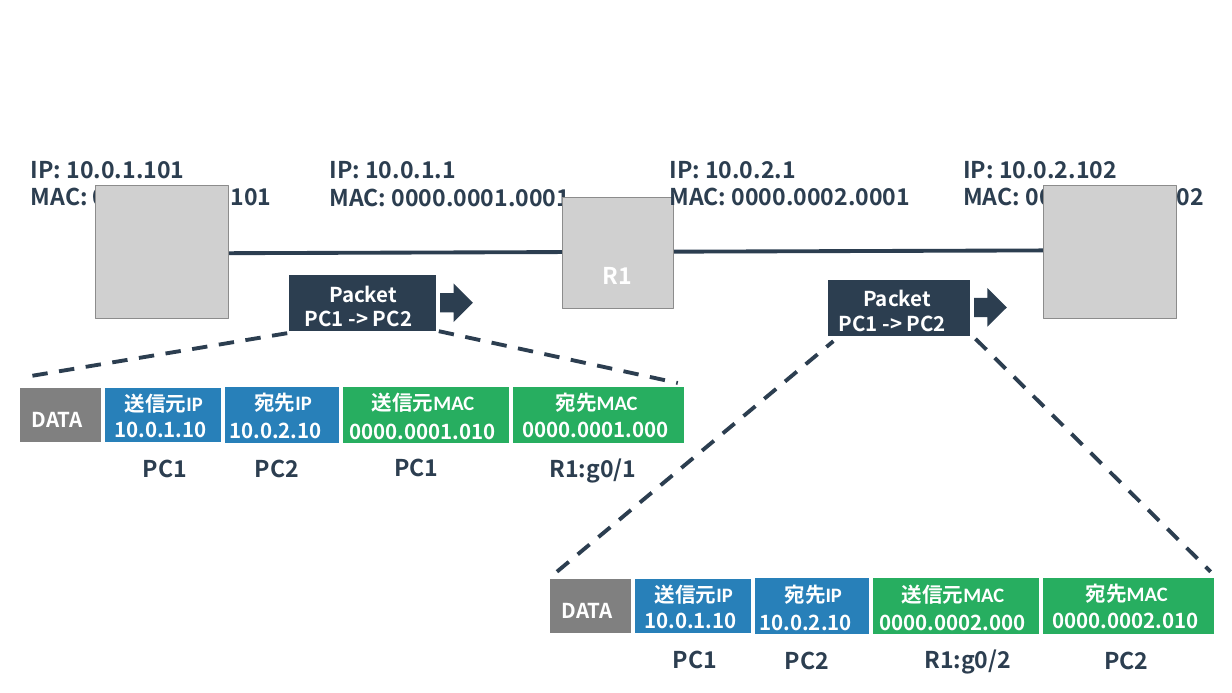
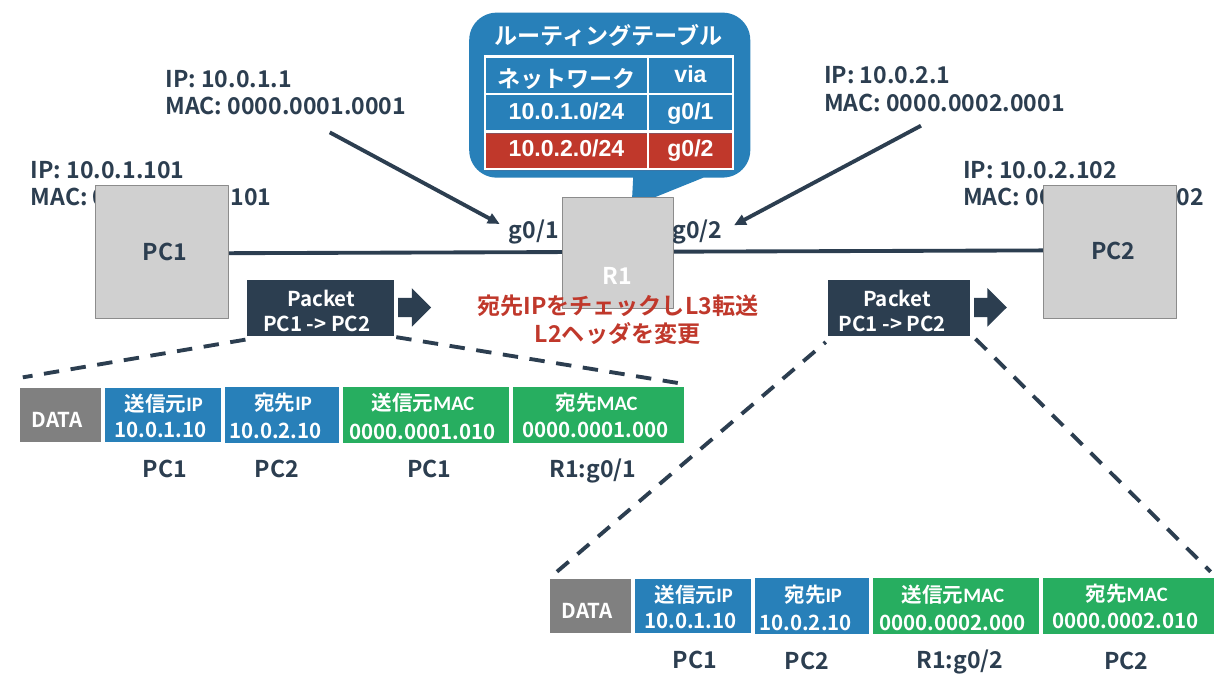
Before and after one commit to yuichi110/www.yuichi.com-network, a slide deck: slide 4 of slides/0030.pptx. Drawn at 1232x693 pixels with LibreOffice and Linux fonts; fonts in the diff are those of the drawing; grey boxes stand for pictures. Boxes give left, top, right and bottom in pixels: in the first picture for what was removed or moved away, otherwise in the second. Text is boxed around its words. In the diff, an @@ line names an element or a change of style, - is before the commit and + after.

```diff
--- a/slides/0030.pptx
+++ b/slides/0030.pptx
@@ rounded speech box added at [470, 13, 750, 178], fill #2880B9 @@
@@ text added at [495, 24, 723, 46], 18 pt, text #FFFFFF, bold @@
+ルーティングテーブル
@@ text "IP: 10.0.1.1" rewrapped from [330, 161, 570, 211] to [166, 70, 406, 115] @@
@@ table added at [485, 56, 733, 169], 3 rows, 2 columns @@
+ネットワーク | via
+10.0.1.0/24 | g0/1
+10.0.2.0/24 | g0/2
@@ text "IP: 10.0.2.1" rewrapped from [669, 161, 910, 211] to [824, 66, 1064, 112] @@
@@ arrow added from (330, 132) to (499, 224), #2C3E50 3 pt @@
@@ rectangle added at [485, 133, 733, 170], fill #C0382B @@
@@ arrow added from (921, 126) to (735, 226), #2C3E50 3 pt @@
@@ rectangle removed at [575, 183, 660, 272] @@
@@ text added at [509, 219, 559, 244], 18 pt, text #2C3E50, bold @@
+g0/1
@@ text added at [672, 215, 722, 244], 18 pt, text #2C3E50, bold @@
+g0/2
@@ text added at [143, 242, 187, 261], 18 pt, text #2C3E50, bold @@
+PC1
@@ text added at [1091, 241, 1135, 260], 18 pt, text #2C3E50, bold @@
+PC2
@@ 2 texts, 1 rectangle, 1 down arrow: place and size @@
-2 texts, 1 rectangle, 1 down arrow at [287, 273, 473, 333]
+2 texts, 1 rectangle, 1 down arrow at [246, 277, 432, 337]
@@ text added at [477, 291, 758, 344], 18 pt, text #C0382B, bold @@
+宛先IPをチェックしL3転送
+L2ヘッダを変更
@@ line moved from (287, 334) - (23, 377) to (246, 340) - (23, 377) @@
@@ line moved from (439, 331) - (678, 383) to (396, 337) - (678, 383) @@
@@ line moved from (557, 572) - (834, 341) to (557, 572) - (826, 342) @@
@@ text "PC1": place and size @@
-text "PC1" at [394, 458, 438, 477]
+text "PC1" at [407, 459, 451, 478]
@@ text "R1:g0/2": place and size @@
-text "R1:g0/2" at [924, 649, 1011, 673]
+text "R1:g0/2" at [917, 649, 1004, 674]
```
Also in this commit, not shown: 2 other slides changed, 2 slides added, 2 other files.
